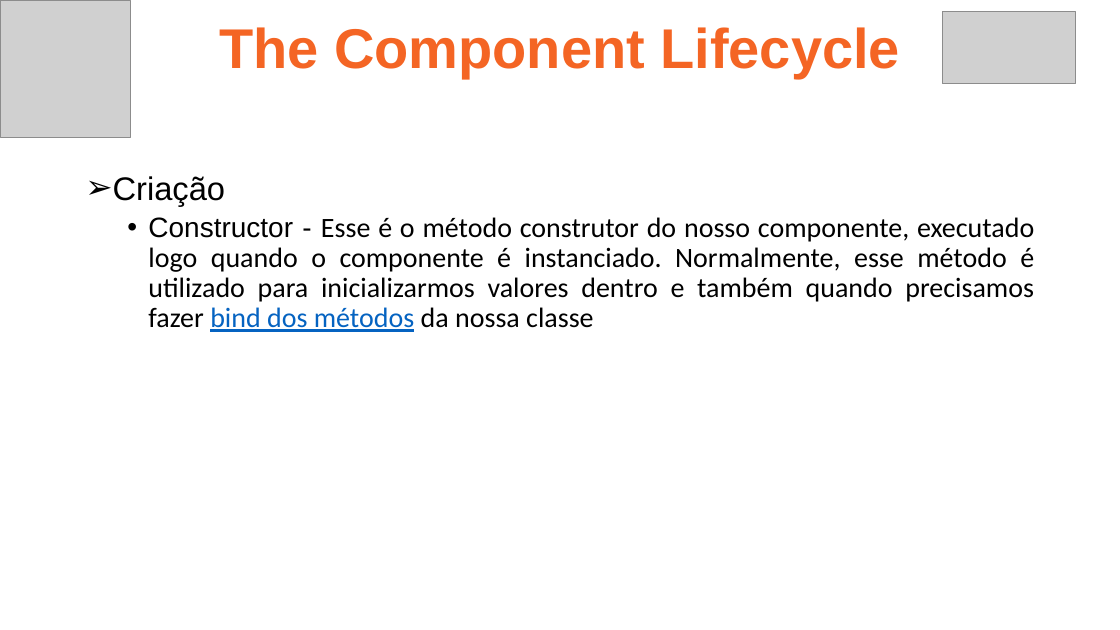
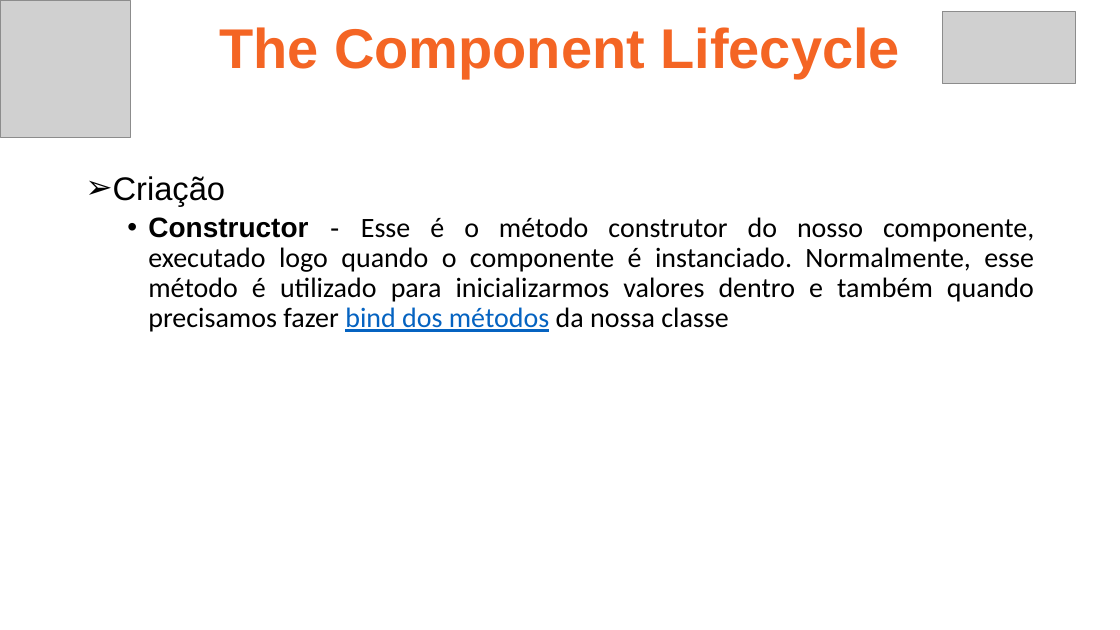
Before and after one commit to ruan4f/Treinamento_Node_React, a slide deck: slide 16 of material/ReactAula1.pptx. Drawn at 1120x630 pixels with LibreOffice and Linux fonts; fonts in the diff are those of the drawing; grey boxes stand for pictures. Boxes give left, top, right and bottom in pixels: in the first picture for what was removed or moved away, otherwise in the second. Text is boxed around its words. In the diff, an @@ line names an element or a change of style, - is before the commit and + after.

```diff
--- a/material/ReactAula1.pptx
+++ b/material/ReactAula1.pptx
@@ text at box(148, 217, 1034, 332): bold on in "Constructor" @@
```
Also in this commit, not shown: 3 other slides changed, 4 slides added, 4 other files.
